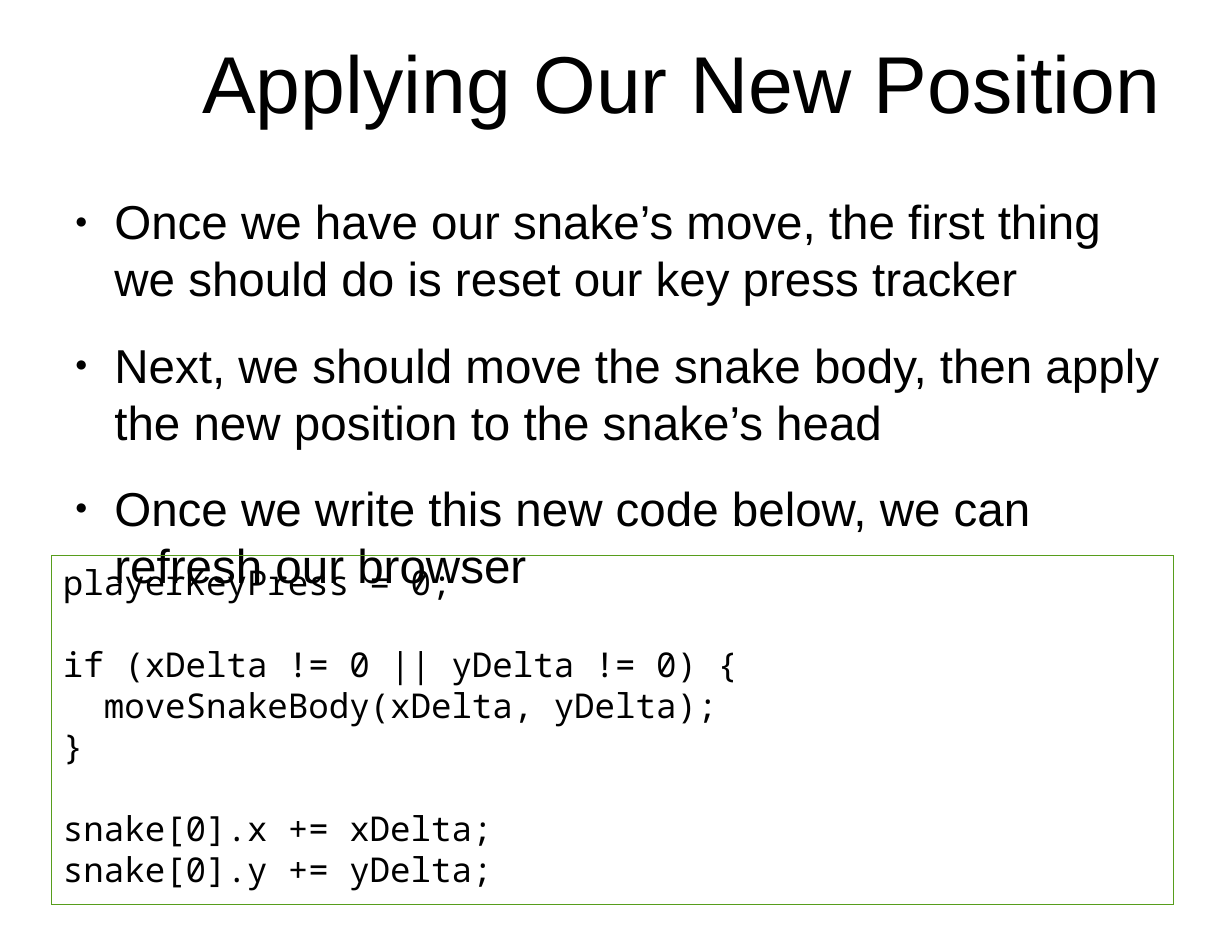
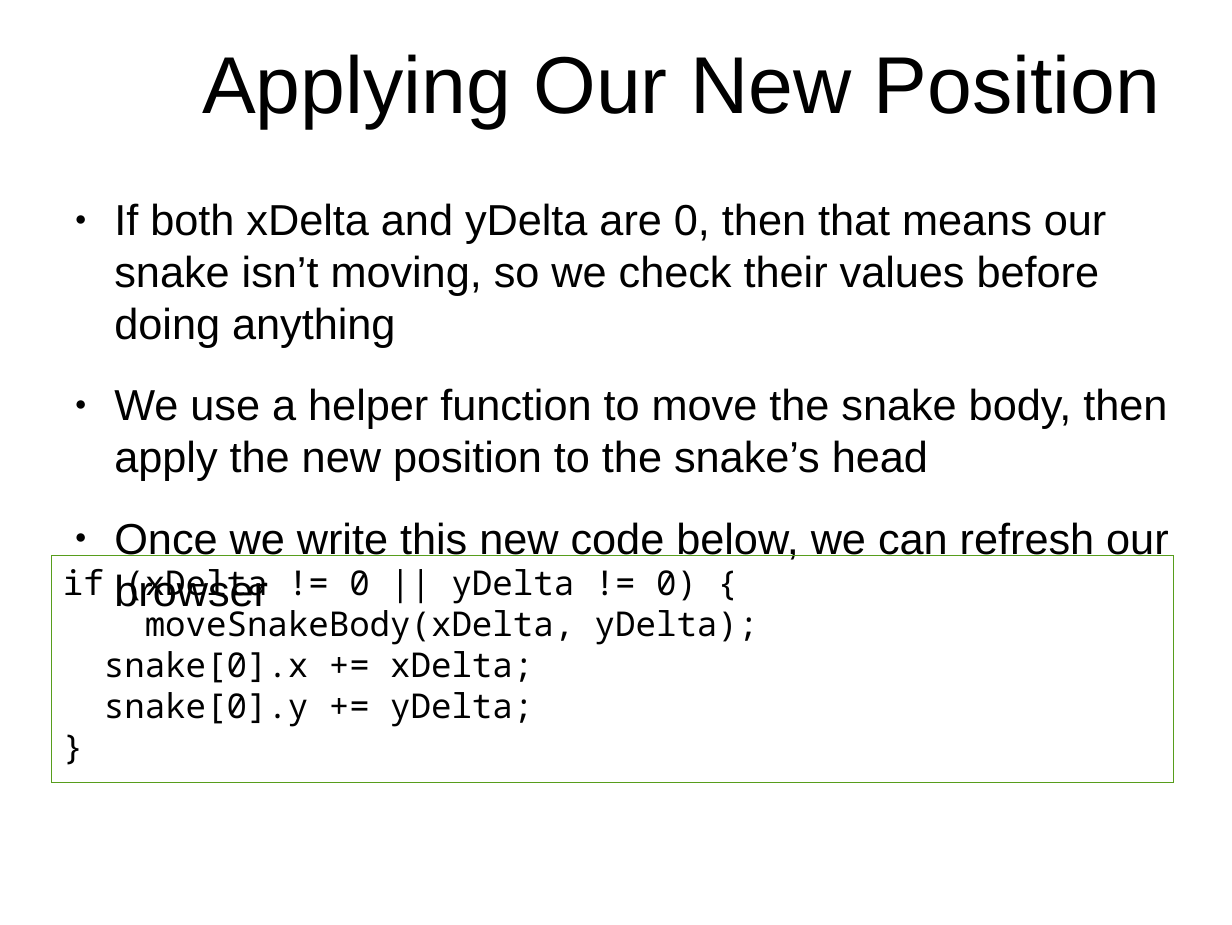
Before and after one commit to originalgrego/Slithers, a slide deck: slide 20 of Slithers - Explorathon 2018.odp (slide 18 before the commit). Drawn at 1232x925 pixels with LibreOffice and Linux fonts; fonts in the diff are those of the drawing; background and template pictures are left out. Boxes give left, top, right and bottom in pixels: in the first picture for what was removed or moved away, otherwise in the second. Text is boxed around its words. In the diff, an @@ line names an element or a change of style, - is before the commit and + after.

Commit message:
Updating presentation images with new code changes, adding more explanatory slides to helper functions, adding in slides about rotation, and adding more presentation images for all the new slides

```diff
--- a/Slithers - Explorathon 2018.odp
+++ b/Slithers - Explorathon 2018.odp
@@ text at bbox=[114, 203, 1167, 481]: text changed; size 30.6 to 27.9 pt @@
-● Once we have our snake’s move, the first thing we should do is reset our key press tracker
-● Next, we should move the snake body, then apply the new position to the snake’s head
+● If both xDelta and yDelta are 0, then that means our snake isn’t moving, so we check their values before doing anything
+● We use a helper function to move the snake body, then apply the new position to the snake’s head
@@ text at bbox=[114, 522, 1168, 614]: size 30.6 to 27.9 pt in "Once we write this new code below, ..." @@
@@ text in rectangle at bbox=[53, 556, 1174, 783]: paragraph removed @@
-}
@@ text in rectangle at bbox=[53, 556, 1174, 783]: paragraph added @@
+}
@@ rectangle "if (xDelta != 0 || ...": place and size @@
-rectangle "if (xDelta != 0 || ..." at bbox=[53, 556, 1174, 906]
+rectangle "if (xDelta != 0 || ..." at bbox=[53, 556, 1174, 783]
@@ text in rectangle at bbox=[63, 563, 452, 604]: paragraph removed @@
-playerKeyPress = 0;
```
Also in this commit, not shown: 11 other slides changed, 7 slides added, 1 slide removed, 6 other files.
